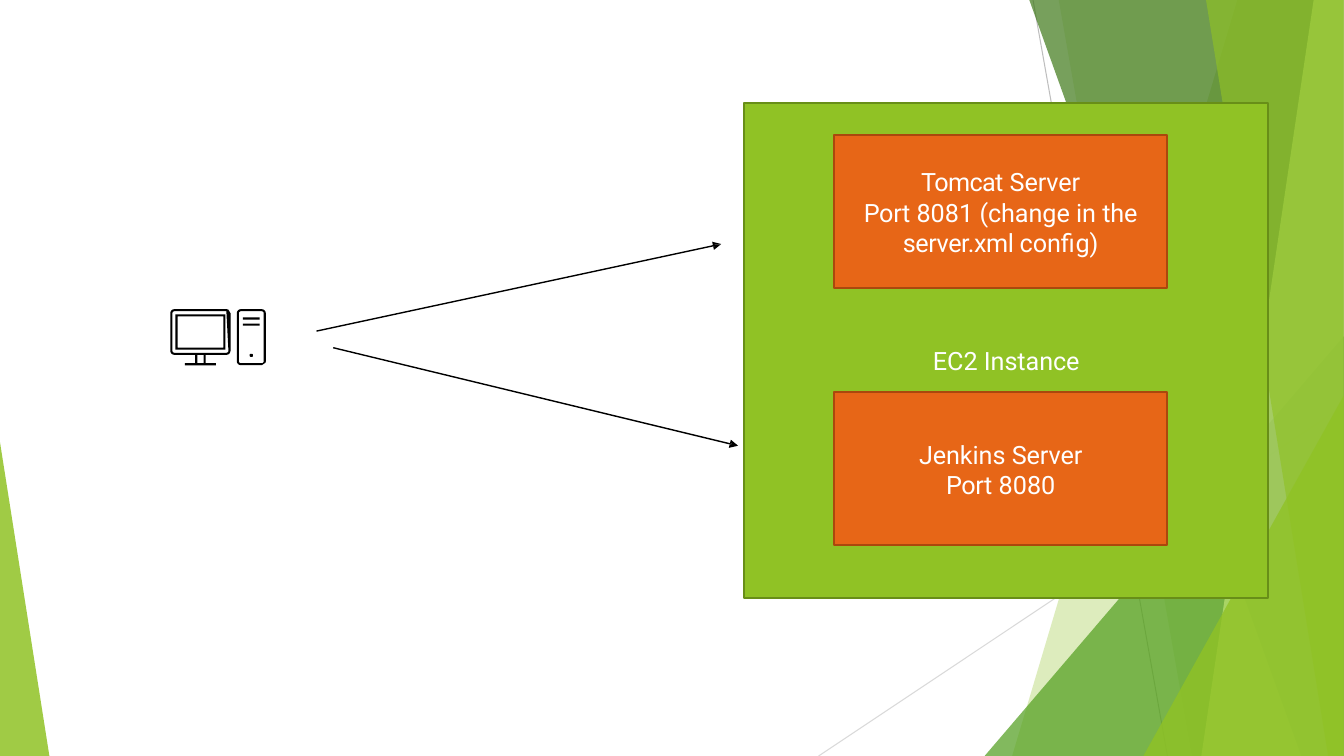
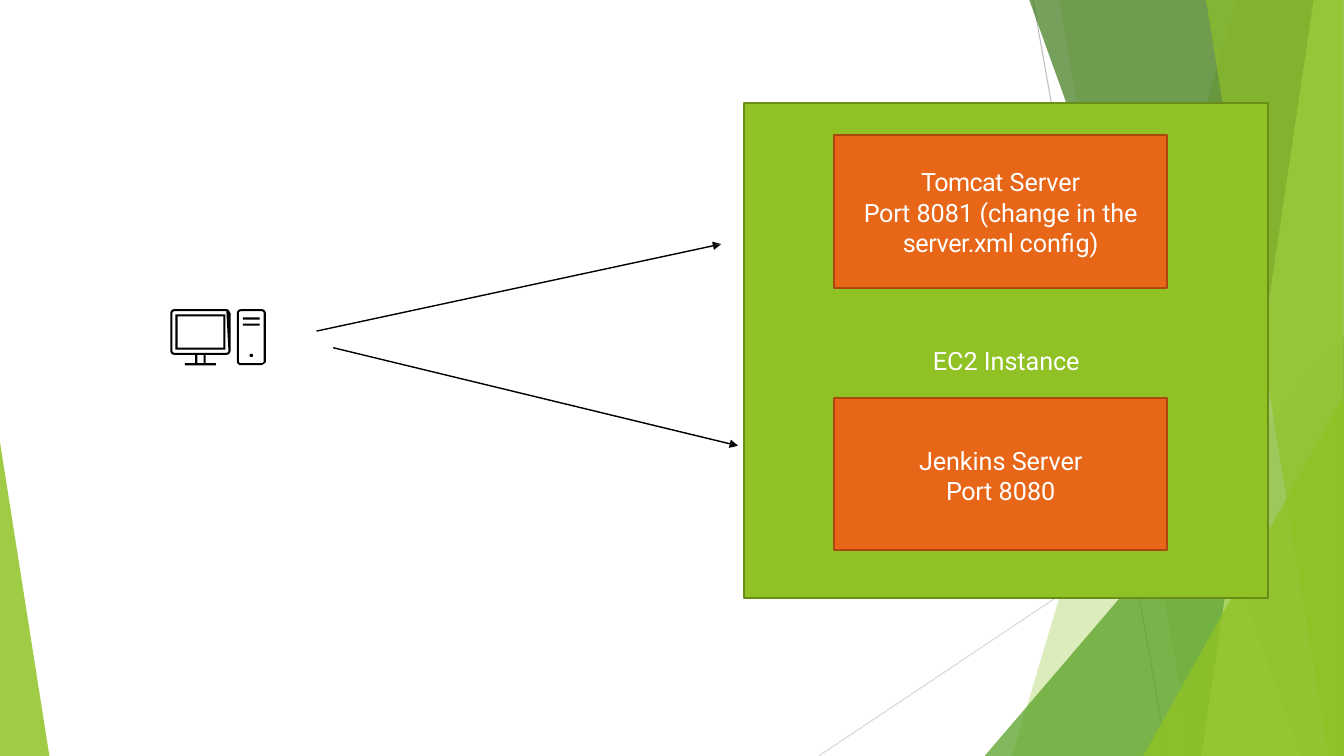
Before and after one commit to 210712jwa/training, a slide deck: slide 11 of java-with-automation/week-7/powerpoint.pptx (slide 10 before the commit). Drawn at 1344x756 pixels with LibreOffice and Linux fonts; fonts in the diff are those of the drawing. Boxes give left, top, right and bottom in pixels: in the first picture for what was removed or moved away, otherwise in the second. Text is boxed around its words. In the diff, an @@ line names an element or a change of style, - is before the commit and + after.

```diff
--- a/java-with-automation/week-7/powerpoint.pptx
+++ b/java-with-automation/week-7/powerpoint.pptx
@@ rectangle "Jenkins Server": place and size @@
-rectangle "Jenkins Server" at <box>835,392,1168,544</box>
+rectangle "Jenkins Server" at <box>835,397,1168,549</box>
```
Also in this commit, not shown: 1 other slide changed, 2 slides added, 2 other files.
